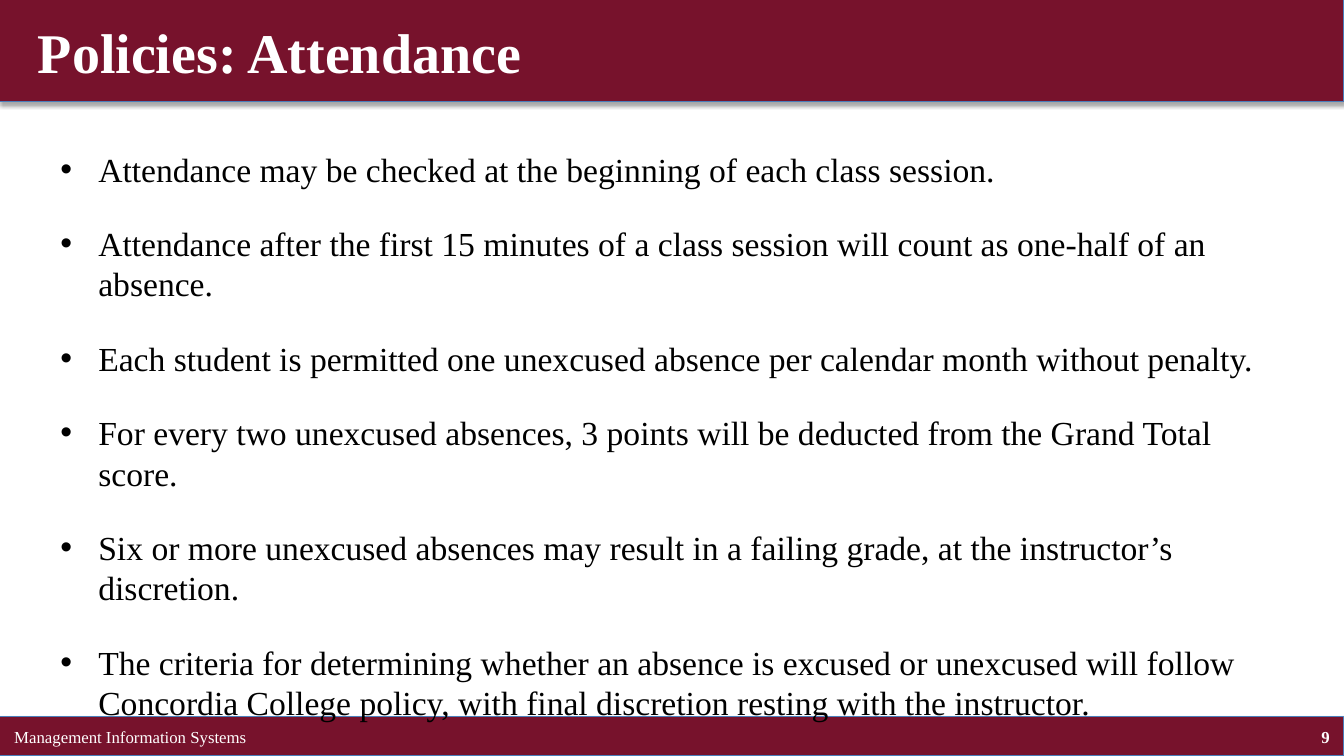
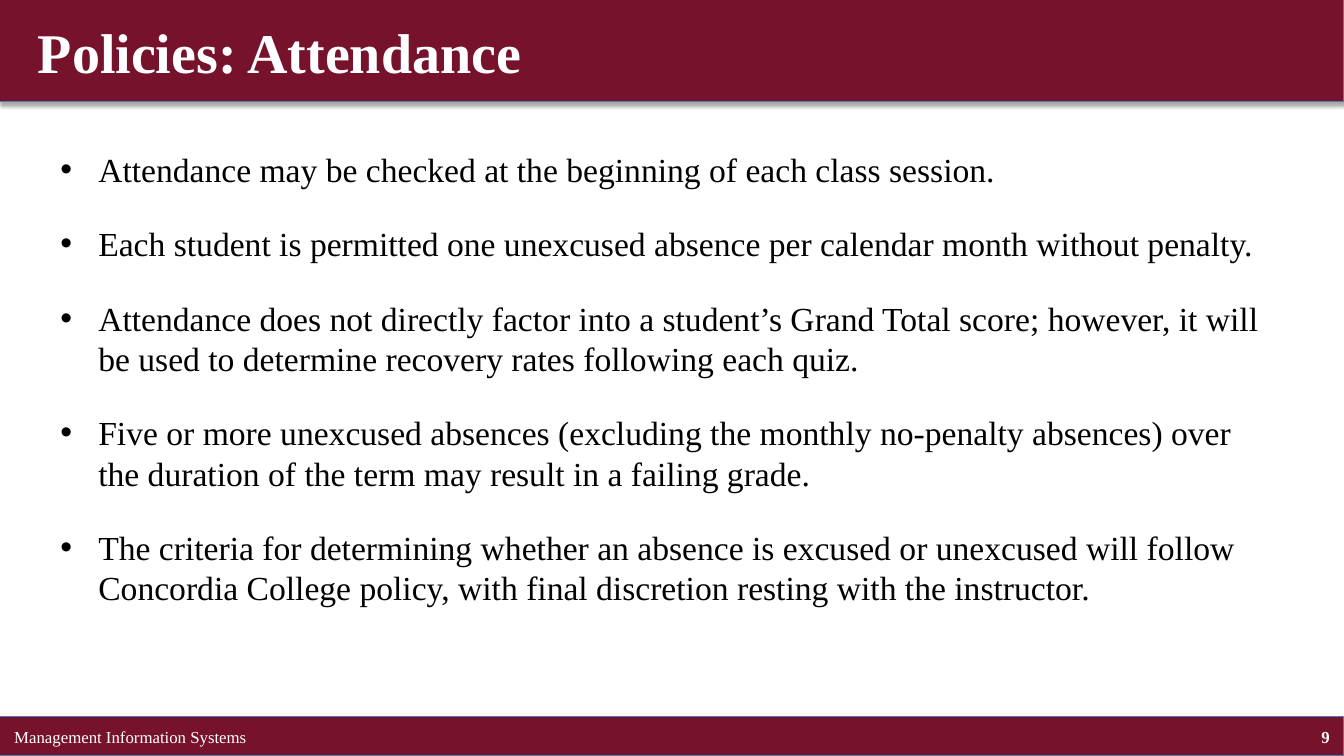
Before and after one commit to brianhwpark/brianhwpark.github.io, a slide deck: slide 9 of files/teaching-resources/concordiacollege-busn-315/busn-315-lecture-note/busn315-ch00.pptx. Drawn at 1344x756 pixels with LibreOffice and Linux fonts; fonts in the diff are those of the drawing. Boxes give left, top, right and bottom in pixels: in the first picture for what was removed or moved away, otherwise in the second. Text is boxed around its words. In the diff, an @@ line names an element or a change of style, - is before the commit and + after.

```diff
--- a/files/teaching-resources/concordiacollege-busn-315/busn-315-lecture-note/busn315-ch00.pptx
+++ b/files/teaching-resources/concordiacollege-busn-315/busn-315-lecture-note/busn315-ch00.pptx
@@ text at [98,232,1206,297]: paragraph removed @@
-• Attendance after the first 15 minutes of a class session will count as one-half of an absence.
@@ text at [98,307,1258,492]: text changed @@
-• For every two unexcused absences, 3 points will be deducted from the Grand Total score.
-• Six or more unexcused absences may result in a failing grade, at the instructor’s discretion.
+• Attendance does not directly factor into a student’s Grand Total score; however, it will be used to determine recovery rates following each quiz.
+• Five or more unexcused absences (excluding the monthly no-penalty absences) over the duration of the term may result in a failing grade.
```
Also in this commit, not shown: 8 other slides changed, 7 slides added, 10 other files.
